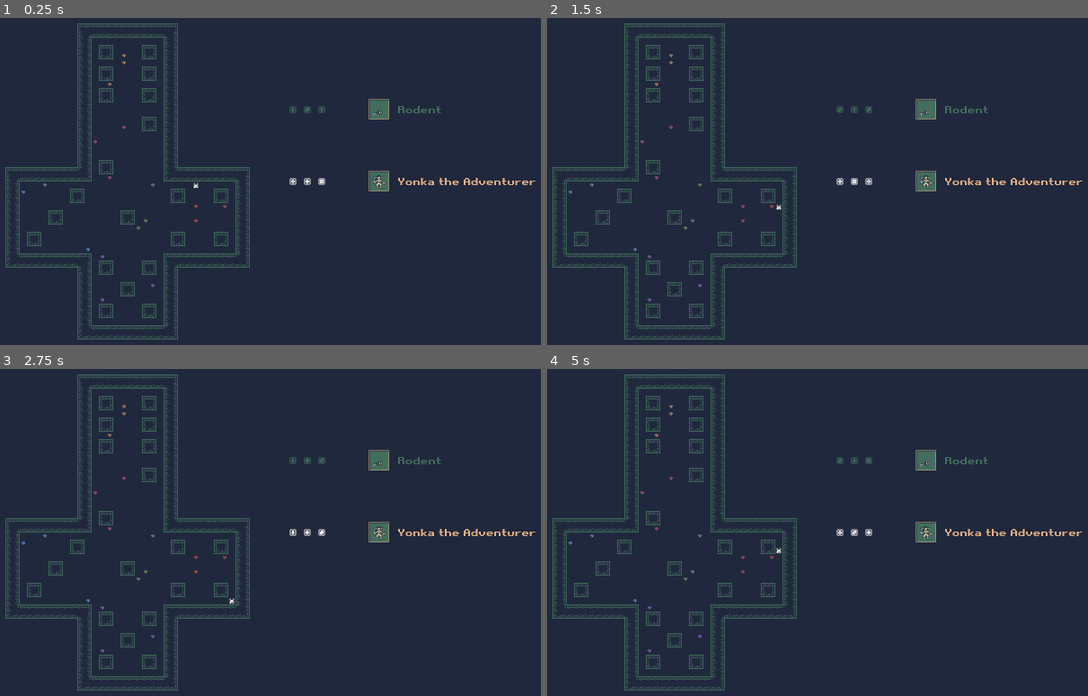
Above: before the commit, frames 1-4 (two rows, left to right).
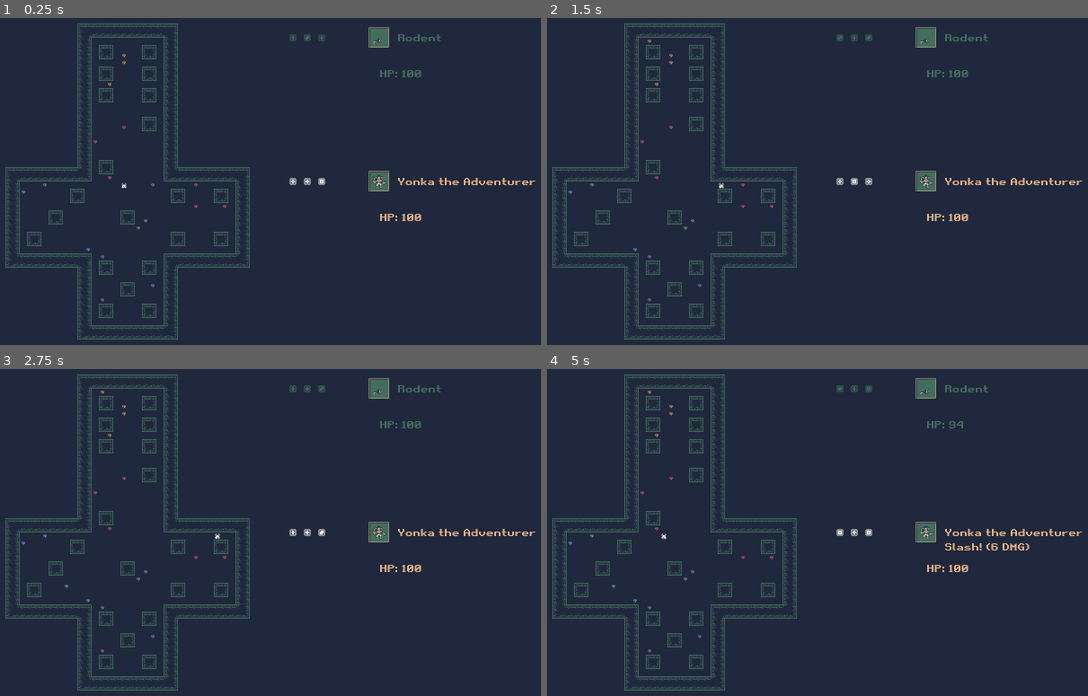
Above: after the commit, the same moments.

Repository: SLiV9/Die-Fiend
Game: Godot game, scene res://assets/level.tscn
Same seed, same stepped clock (60 frames per second), same inputs: the game is played once before the commit and once after it.
Inputs:
- Up to frame 1 (0.25 s): no input
- Up to frame 2 (1.5 s): tap Enter at 0.5 s; hold D (move_right) 0.53-1.28 s; hold Space (drop_item) 0.53-1.28 s; hold S (move_down) from 1.28 s (still down); tap Space (drop_item) at 1.35 s
- Up to frame 3 (2.75 s): tap Enter at 2 s; release S (move_down) at 2.03 s; hold D (move_right) from 2.03 s (still down); hold Space (drop_item) from 2.03 s (still down)
- Up to frame 4 (5 s): release D (move_right) at 2.78 s; release Space (drop_item) at 2.78 s; hold W (move_up) 2.78-3.53 s; tap Space (drop_item) at 2.85, 4.35 s; tap Enter at 3.5 s; hold Space (drop_item) 3.53-4.28 s; hold A (move_left) from 3.53 s (still down)

The runs differ from the first frame. In frame 1, 1.0% of the frame differs, in the area x 22-82%, y 2-63%; in frame 2, 1.0%; in frame 3, 1.0%; in frame 4, 1.2%, in the area x 11-90%, y 2-68%.

Commit message:
Basics of the game: hero and monster have hitpoints and take damage.

Diff:
--- a/assets/die.gd
+++ b/assets/die.gd
@@ -38,3 +38,6 @@
 			return
 		offset -= w
 		frame += 1
+
+func get_result():
+	return 1 + frame
--- a/assets/hero.gd
+++ b/assets/hero.gd
@@ -1,12 +1,33 @@
+class_name Hero
 extends AnimatedSprite
 
 
-var hitpoint = 10
+var hitpoints = 100
+
+signal attack_hit(damage)
 
 
 func _ready():
-	pass
+	$Hitpoints.text = "HP: %s" %  [hitpoints]
+	$Attack.text = ""
 
 
 func _process(delta):
 	pass
+
+
+func _on_Monster_attack_hit(damage):
+	hitpoints -= damage
+	$Hitpoints.text = "HP: %s" %  [hitpoints]
+
+
+func _on_Roller_roll_started():
+	$Attack.text = ""
+
+
+func _on_Roller_roll_determined(results):
+	var damage = 0
+	for result in results:
+		damage += result
+	emit_signal("attack_hit", damage)
+	$Attack.text = "Slash! (%s DMG)" % [damage]
--- a/assets/level.tscn
+++ b/assets/level.tscn
@@ -11,6 +11,7 @@
 [ext_resource path="res://assets/Die.tscn" type="PackedScene" id=9]
 [ext_resource path="res://assets/hero.gd" type="Script" id=10]
 [ext_resource path="res://assets/roller.gd" type="Script" id=11]
+[ext_resource path="res://assets/monster.gd" type="Script" id=12]
 
 [sub_resource type="ConvexPolygonShape2D" id=7]
 points = PoolVector2Array( 16, 16, 0, 16, 0, 0, 16, 0 )
@@ -427,7 +428,7 @@
 tile_data = PoolIntArray( -131064, 1, 0, -131063, 1, 1, -131062, 1, 1, -131061, 1, 1, -131060, 1, 1, -131059, 1, 1, -13 …(6689 unchanged characters)…
 
 [node name="Gremlin" type="KinematicBody2D" parent="."]
-position = Vector2( 392, 328 )
+position = Vector2( 232, 328 )
 collision_mask = 3
 script = ExtResource( 2 )
 
@@ -503,8 +504,9 @@
 resources = [ PoolStringArray( "Gem", "Shard" ), [ ExtResource( 6 ), ExtResource( 5 ) ] ]
 
 [node name="Monster" type="AnimatedSprite" parent="."]
-position = Vector2( 800, 160 )
+position = Vector2( 800, 0 )
 frames = SubResource( 80 )
+script = ExtResource( 12 )
 
 [node name="TileMap2" type="TileMap" parent="Monster"]
 show_behind_parent = true
@@ -519,9 +521,8 @@
 anchor_right = 1.0
 anchor_bottom = -0.5
 margin_left = 8.0
-margin_top = -16.0
 margin_right = 664.0
-margin_bottom = 48.0
+margin_bottom = 32.0
 rect_min_size = Vector2( 300, 0 )
 custom_colors/font_color = Color( 0.258824, 0.431373, 0.364706, 1 )
 custom_fonts/font = ExtResource( 8 )
@@ -531,13 +532,49 @@
 "_edit_use_anchors_": false
 }
 
+[node name="Attack" type="Label" parent="Monster"]
+anchor_left = 1.0
+anchor_top = -0.5
+anchor_right = 1.0
+anchor_bottom = -0.5
+margin_left = 8.0
+margin_top = 32.0
+margin_right = 664.0
+margin_bottom = 64.0
+rect_min_size = Vector2( 300, 0 )
+custom_colors/font_color = Color( 0.258824, 0.431373, 0.364706, 1 )
+custom_fonts/font = ExtResource( 8 )
+text = "Hit!"
+valign = 1
+__meta__ = {
+"_edit_use_anchors_": false
+}
+
+[node name="Hitpoints" type="Label" parent="Monster"]
+anchor_left = 1.0
+anchor_top = -0.5
+anchor_right = 1.0
+anchor_bottom = -0.5
+margin_left = -32.0
+margin_top = 80.0
+margin_right = 664.0
+margin_bottom = 112.0
+rect_min_size = Vector2( 300, 0 )
+custom_colors/font_color = Color( 0.258824, 0.431373, 0.364706, 1 )
+custom_fonts/font = ExtResource( 8 )
+text = "HP: 300"
+valign = 1
+__meta__ = {
+"_edit_use_anchors_": false
+}
+
 [node name="MonsterRoller" type="Node2D" parent="Monster"]
 modulate = Color( 0.258824, 0.431373, 0.364706, 1 )
 position = Vector2( -800, -320 )
 script = ExtResource( 11 )
 is_monster = true
-roll_duration = 1.0
-hold_duration = 4.0
+roll_duration = 2.0
+hold_duration = 3.0
 
 [node name="Die1" parent="Monster/MonsterRoller" instance=ExtResource( 9 )]
 position = Vector2( 608, 320 )
@@ -566,9 +603,8 @@
 anchor_right = 1.0
 anchor_bottom = -0.5
 margin_left = 8.0
-margin_top = -16.0
 margin_right = 664.0
-margin_bottom = 48.0
+margin_bottom = 32.0
 rect_min_size = Vector2( 300, 0 )
 custom_colors/font_color = Color( 0.898039, 0.690196, 0.513726, 1 )
 custom_fonts/font = ExtResource( 8 )
@@ -578,6 +614,42 @@
 "_edit_use_anchors_": false
 }
 
+[node name="Attack" type="Label" parent="Hero"]
+anchor_left = 1.0
+anchor_top = -0.5
+anchor_right = 1.0
+anchor_bottom = -0.5
+margin_left = 8.0
+margin_top = 32.0
+margin_right = 664.0
+margin_bottom = 64.0
+rect_min_size = Vector2( 300, 0 )
+custom_colors/font_color = Color( 0.898039, 0.690196, 0.513726, 1 )
+custom_fonts/font = ExtResource( 8 )
+text = "Miss!"
+valign = 1
+__meta__ = {
+"_edit_use_anchors_": false
+}
+
+[node name="Hitpoints" type="Label" parent="Hero"]
+anchor_left = 1.0
+anchor_top = -0.5
+anchor_right = 1.0
+anchor_bottom = -0.5
+margin_left = -32.0
+margin_top = 80.0
+margin_right = 664.0
+margin_bottom = 112.0
+rect_min_size = Vector2( 300, 0 )
+custom_colors/font_color = Color( 0.898039, 0.690196, 0.513726, 1 )
+custom_fonts/font = ExtResource( 8 )
+text = "HP: 300"
+valign = 1
+__meta__ = {
+"_edit_use_anchors_": false
+}
+
 [node name="Roller" type="Node2D" parent="Hero"]
 modulate = Color( 0.984314, 0.968627, 0.952941, 1 )
 position = Vector2( -800, -320 )
@@ -596,5 +668,11 @@
 [connection signal="gem_deposited" from="Gremlin" to="." method="_on_Gremlin_gem_deposited"]
 [connection signal="shard_consumed" from="Gremlin" to="." method="_on_Gremlin_shard_consumed"]
 [connection signal="body_entered" from="Gremlin/Area2D" to="Gremlin" method="_on_Area2D_body_entered"]
+[connection signal="attack_hit" from="Monster" to="Hero" method="_on_Monster_attack_hit"]
+[connection signal="roll_determined" from="Monster/MonsterRoller" to="Monster" method="_on_MonsterRoller_roll_determined"]
+[connection signal="roll_started" from="Monster/MonsterRoller" to="Monster" method="_on_MonsterRoller_roll_started"]
 [connection signal="rolled" from="Monster/MonsterRoller" to="." method="_on_MonsterRoller_rolled"]
+[connection signal="attack_hit" from="Hero" to="Monster" method="_on_Hero_attack_hit"]
+[connection signal="roll_determined" from="Hero/Roller" to="Hero" method="_on_Roller_roll_determined"]
+[connection signal="roll_started" from="Hero/Roller" to="Hero" method="_on_Roller_roll_started"]
 [connection signal="rolled" from="Hero/Roller" to="." method="_on_Roller_rolled"]
--- /dev/null
+++ b/assets/monster.gd
@@ -0,0 +1,49 @@
+class_name Monster
+extends AnimatedSprite
+
+
+var hitpoints = 100
+var attack_damage = 5
+
+signal attack_hit(damage)
+signal attack_missed()
+
+
+func _ready():
+	$Hitpoints.text = "HP: %s" %  [hitpoints]
+	$Attack.text = ""
+
+
+func _process(delta):
+	pass
+
+
+func _on_MonsterRoller_roll_determined(results):
+	var num_hits = 0
+	for result in results:
+		if result == 6:
+			num_hits += 1
+	if num_hits > 0:
+		var damage = attack_damage
+		var crit_multiplier
+		if num_hits >= 3:
+			damage *= 10
+			$Attack.text = "Super Crit!"
+		elif num_hits >= 2:
+			damage *= 2
+			$Attack.text = "Crit!"
+		else:
+			$Attack.text = "Hit!"
+		emit_signal("attack_hit", damage)
+	else:
+		emit_signal("attack_missed")
+		$Attack.text = "Miss!"
+
+
+func _on_MonsterRoller_roll_started():
+	$Attack.text = ""
+
+
+func _on_Hero_attack_hit(damage):
+	hitpoints -= damage
+	$Hitpoints.text = "HP: %s" %  [hitpoints]
--- a/assets/roller.gd
+++ b/assets/roller.gd
@@ -9,7 +9,9 @@
 var roll_delay = 0
 var hold_delay = 0
 
+signal roll_started()
 signal rolled()
+signal roll_determined(results)
 
 
 func _ready():
@@ -31,7 +33,11 @@
 				die.roll()
 			hold_delay = roll_duration
 			roll_delay = roll_duration + hold_duration
+			emit_signal("roll_started")
 
 func roll(weights):
+	var results = []
 	for die in [$Die1, $Die2, $Die3]:
 		die.hold(weights)
+		results.append(die.get_result())
+	emit_signal("roll_determined", results)
--- a/project.godot
+++ b/project.godot
@@ -19,6 +19,16 @@
 "language": "GDScript",
 "path": "res://assets/gem.gd"
 }, {
+"base": "AnimatedSprite",
+"class": "Hero",
+"language": "GDScript",
+"path": "res://assets/hero.gd"
+}, {
+"base": "AnimatedSprite",
+"class": "Monster",
+"language": "GDScript",
+"path": "res://assets/monster.gd"
+}, {
 "base": "StaticBody2D",
 "class": "Shard",
 "language": "GDScript",
@@ -27,6 +37,8 @@
 _global_script_class_icons={
 "Die": "",
 "Gem": "",
+"Hero": "",
+"Monster": "",
 "Shard": ""
 }
 
Not shown: 1 places in assets/level.tscn that only renumber resources
